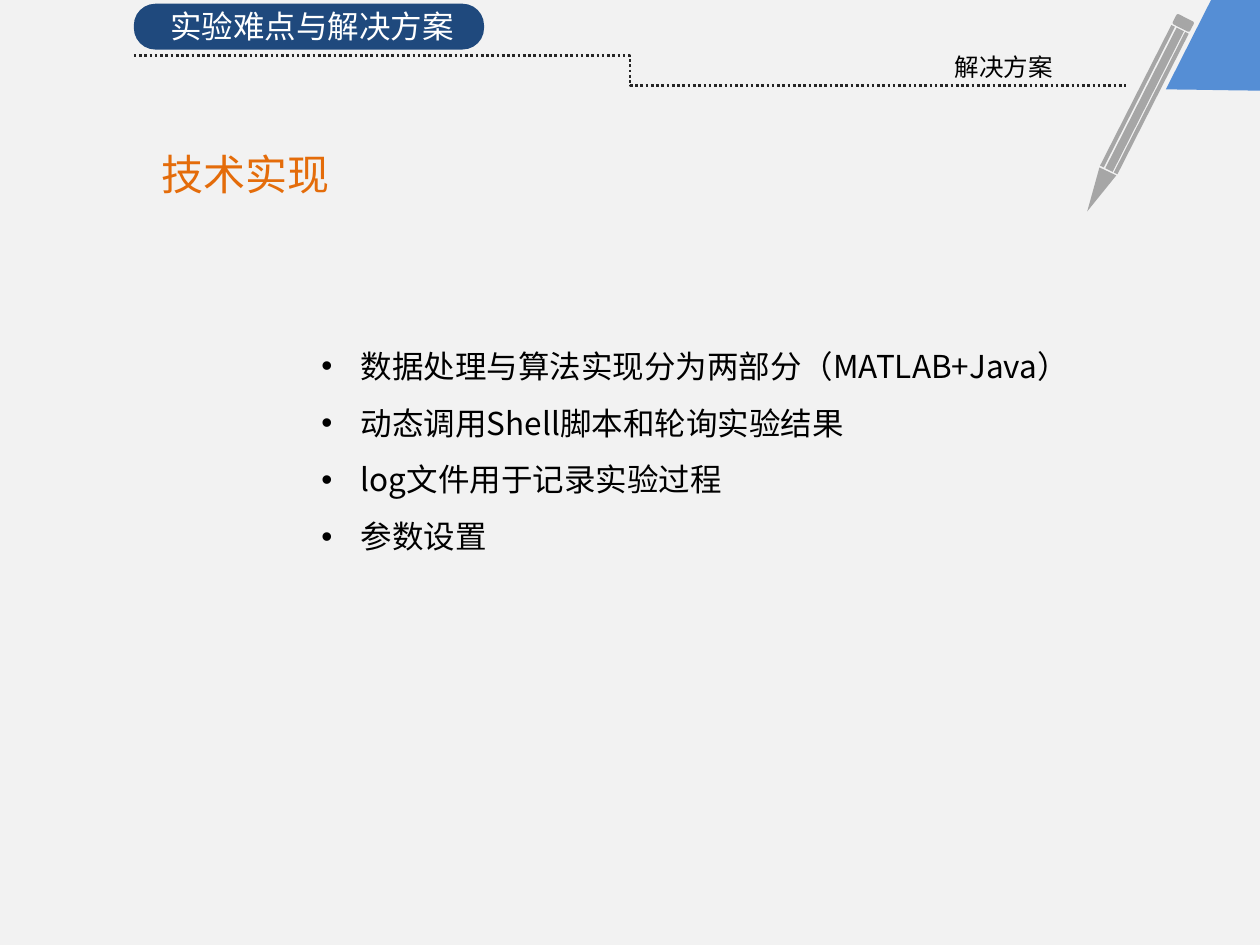
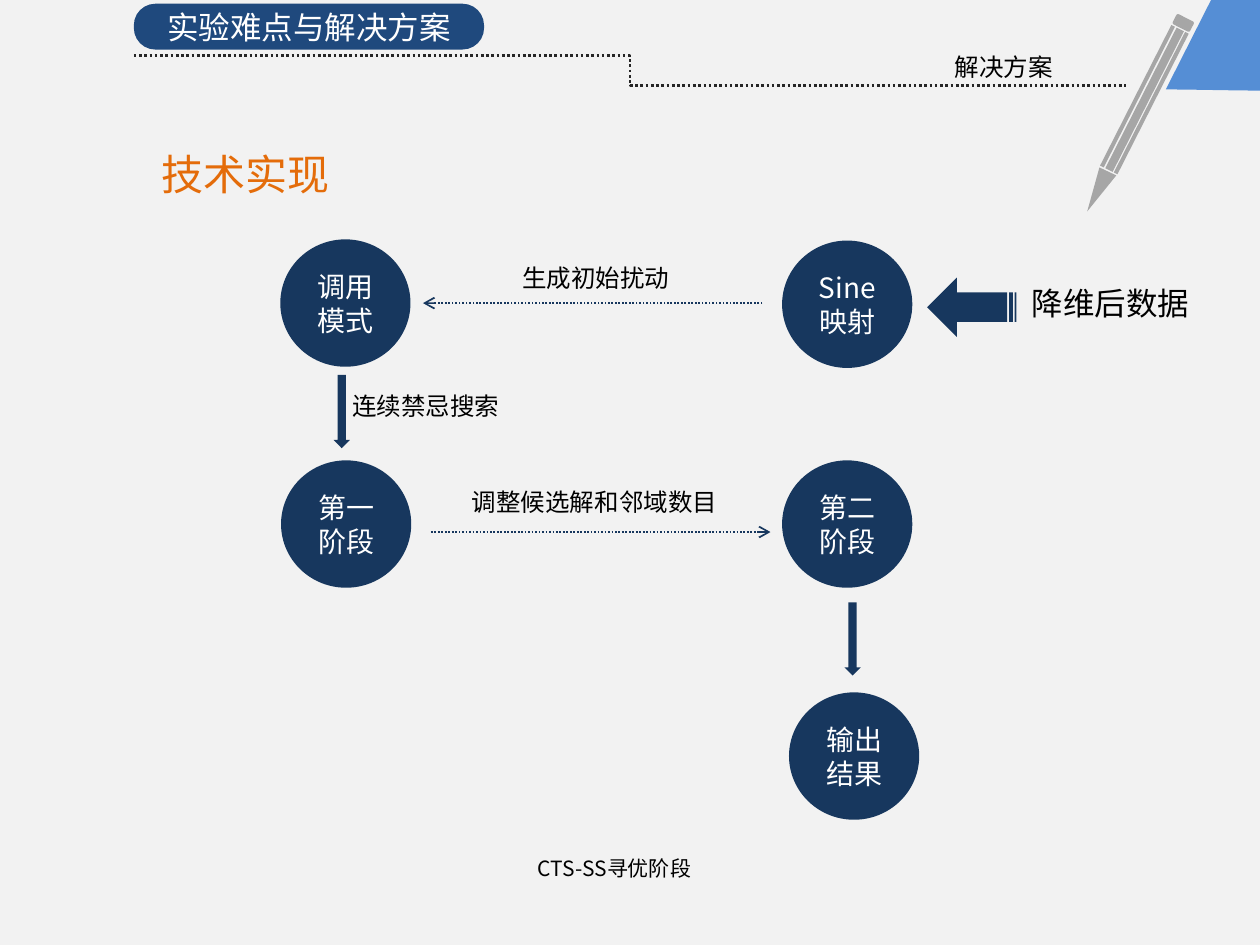
Before and after one commit to KrisCheng/GraduationDesign, a slide deck: slide 13 of FinalPaper/毕业答辩.pptx. Drawn at 1260x945 pixels with LibreOffice and Linux fonts; fonts in the diff are those of the drawing. Boxes give left, top, right and bottom in pixels: in the first picture for what was removed or moved away, otherwise in the second. Text is boxed around its words. In the diff, an @@ line names an element or a change of style, - is before the commit and + after.

```diff
--- a/FinalPaper/毕业答辩.pptx
+++ b/FinalPaper/毕业答辩.pptx
@@ text in rounded rectangle at bbox=[167, 12, 451, 42]: text added @@
+实验难点与解决方案
@@ text removed at bbox=[170, 11, 454, 41] @@
-实验难点与解决方案
@@ ellipse added at bbox=[280, 239, 410, 367], fill #17375E, 16 pt, text #FFFFFF @@
+调用模式
@@ text added at bbox=[522, 266, 669, 289], 14 pt, text #000000 @@
+生成初始扰动
@@ ellipse added at bbox=[782, 241, 912, 368], fill #17375E, 16 pt, text #FFFFFF @@
+Sine映射
@@ striped right arrow added at bbox=[927, 277, 1017, 336], fill #17375E @@
@@ text added at bbox=[1032, 288, 1190, 318], 18 pt, text #000000 @@
+降维后数据
@@ arrow added from (762, 304) to (423, 304), #17375E 1 pt dashed @@
@@ text removed at bbox=[361, 351, 1069, 551] @@
-• 数据处理与算法实现分为两部分（MATLAB+Java）
-• 动态调用Shell脚本和轮询实验结果
-• log文件用于记录实验过程
-• 参数设置
@@ down arrow added at bbox=[334, 375, 350, 449], fill #17375E @@
@@ text added at bbox=[352, 394, 499, 417], 14 pt, text #000000 @@
+连续禁忌搜索
@@ ellipse added at bbox=[281, 460, 411, 587], fill #17375E, 16 pt, text #FFFFFF @@
+第一阶段
@@ ellipse added at bbox=[782, 460, 912, 587], fill #17375E, 16 pt, text #FFFFFF @@
+第二阶段
@@ text added at bbox=[472, 490, 718, 513], 14 pt, text #000000 @@
+调整候选解和邻域数目
@@ arrow added from (431, 532) to (771, 532), #17375E 1 pt dashed @@
@@ down arrow added at bbox=[844, 602, 861, 675], fill #17375E @@
@@ ellipse added at bbox=[789, 693, 919, 820], fill #17375E, 16 pt, text #FFFFFF @@
+输出结果
@@ text added at bbox=[538, 858, 691, 878], 12 pt, text #000000 @@
+CTS-SS寻优阶段
```
Also in this commit, not shown: 11 other slides changed, 5 slides added, 11 slides removed, 1 other file.
